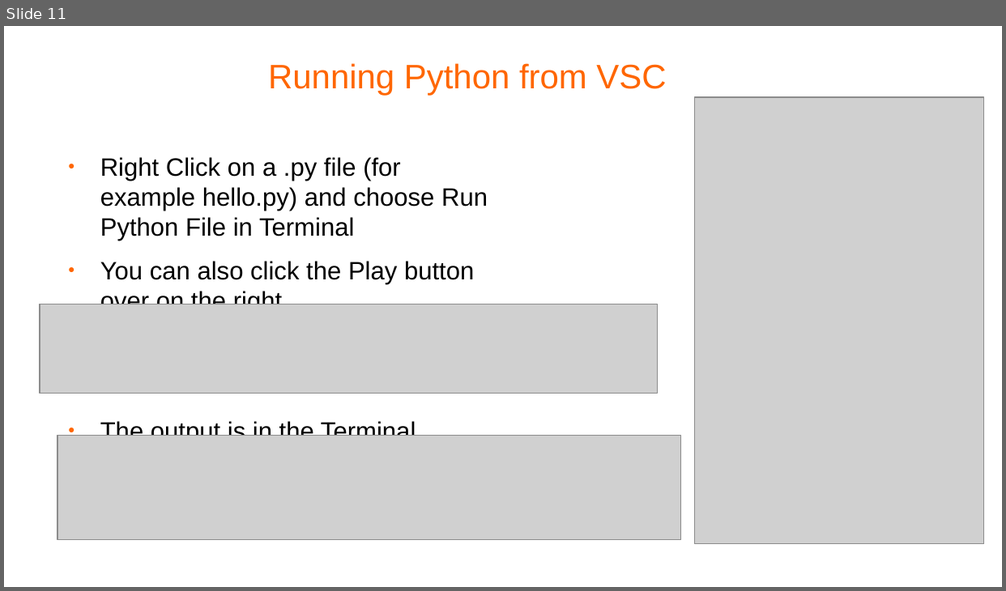
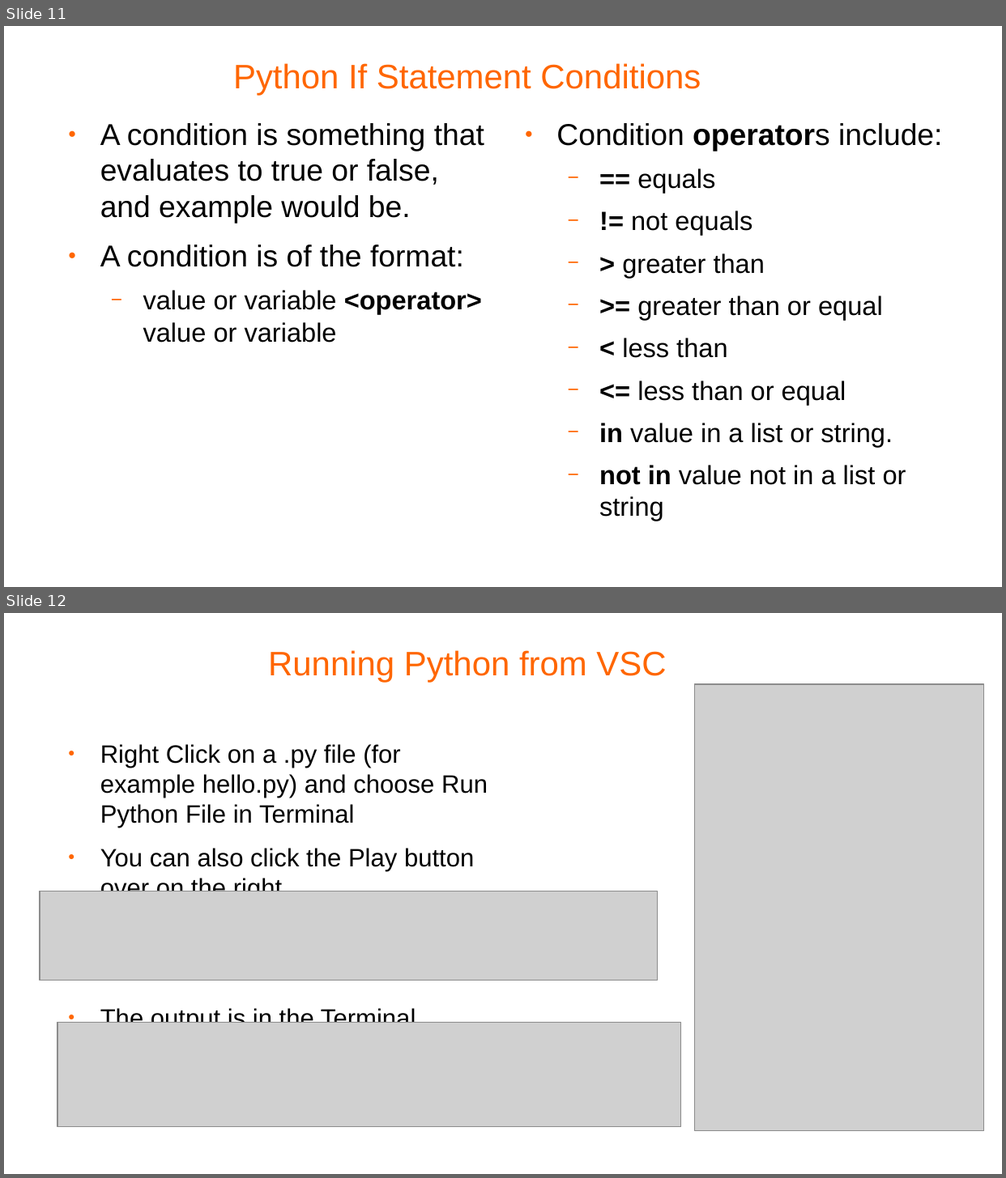
Before and after one commit to pellcorp/coding, a slide deck: docs/python coding.odp. Shown one above the other, each under a label of ours: slide 11 before the commit, slides 11 and 12 after it. The pictures are 1006x591 and 1006x1178 pixels, drawn with LibreOffice and Linux fonts; fonts in the diff are those of the drawing; grey boxes stand for pictures; background and template pictures are left out. Boxes give left, top, right and bottom in pixels: in the first picture for what was removed or moved away, otherwise in the second. Text is boxed around its words. In the diff, an @@ line names an element or a change of style, - is before the commit and + after.

```diff
--- a/docs/python coding.odp
+++ b/docs/python coding.odp
@@ slide 11 added at [4, 26, 1002, 587], background #FFFFFF @@
@@ title added at [233, 63, 701, 95], 27 pt, text #FF6600 @@
+Python If Statement Conditions
@@ text added at [100, 123, 484, 343], 24 pt, text #000000 @@
+● A condition is something that evaluates to true or false, and example would be.
+● A condition is of the format:
+  − value or variable <operator> value or variable
@@ text added at [556, 123, 942, 521], 21 pt, text #000000 @@
+● Condition operators include:
+  − == equals
+  − != not equals
+  − > greater than
+  − >= greater than or equal
+  − < less than
+  − <= less than or equal
+  − in value in a list or string.
+  − not in value not in a list or string
@@ what was slide 11 is now slide 12 @@
```
Also in this commit, not shown: 2 slides changed, 2 other slides added, 1 slide removed, 3 other files.
